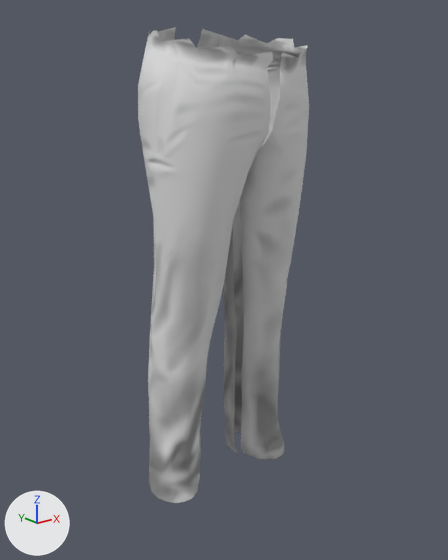
The glTF model packaging/garment-results/cross-body/andre_casual-to-emma_casual/Trousers/Trousers.glb, before and after one commit.
Rendered twice from a camera (50 mm lens) standing at (-0.774, -0.945, 0.947) and looking at (0.0, 0.023, 0.56). The axes (+X, +Y, +Z) are drawn at lower left. The lights are the same throughout. The first picture is the older version.

The first picture shows 'Fitted_Trousers'.
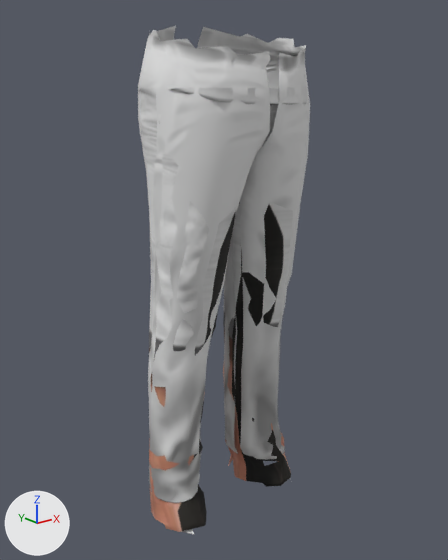
Boxes (x1, y1, x2, y2) around the edits, measured in the pictures (448 x 560 px):
'Liner_Trousers', added: after (139, 88, 308, 535)

The change in detail:
Mesh me_mesh_024 is new.
It has 436 vertices, 756 faces and spans x -0.177..0.181, y -0.118..0.15, z 0.024..0.953.
It uses material mat_trousers.
Object 'Liner_Trousers' (ob_liner_trousers) is new; it shows me_mesh_024.
Its location is (0.0, 0.0, 0.0).
